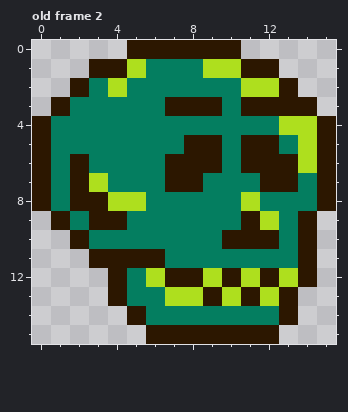
A pixel-art file gets an edit: MonsterMash/Assets/Sprites/UI/SmallUIMockUp.aseprite. This is how it looked before the edit.
16x16 pixels, 2 frames. Shown: old frame 2. The commit also changed other frames, which this record leaves out.
Once edited:
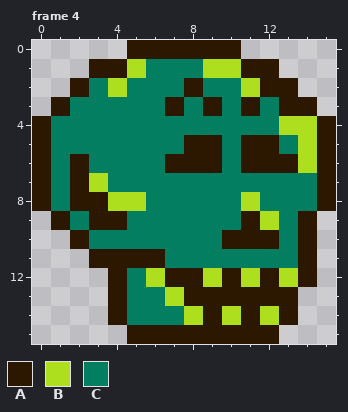
Palette (. is transparent): A #2c1700  B #aedf1e  C #047e60
A new or re-ordered frame is compared with the old frame closest to it.
Edits made:
frames 2 -> 5
Frame 4 is new; against old frame 2, layer "Layer 3":
y 2: x 8 C -> A; x 12 B -> A
y 3: x 8 A -> C; x 12 A -> C
y 7: x 7..8 AA -> CC; x 12..13 AA -> CC
y 13: x 8 B -> A; x 10 B -> A; x 12 B -> A
y 14: x 4..5 .A -> AC; x 8..12 CCCCC -> BABAB
y 15: x 5 . -> A
Pixel boxes of the changes (left, top, right, bottom) in both pictures:
changed: (165, 78, 203, 192)
changed: (260, 78, 298, 192)
changed: (108, 287, 279, 344)
